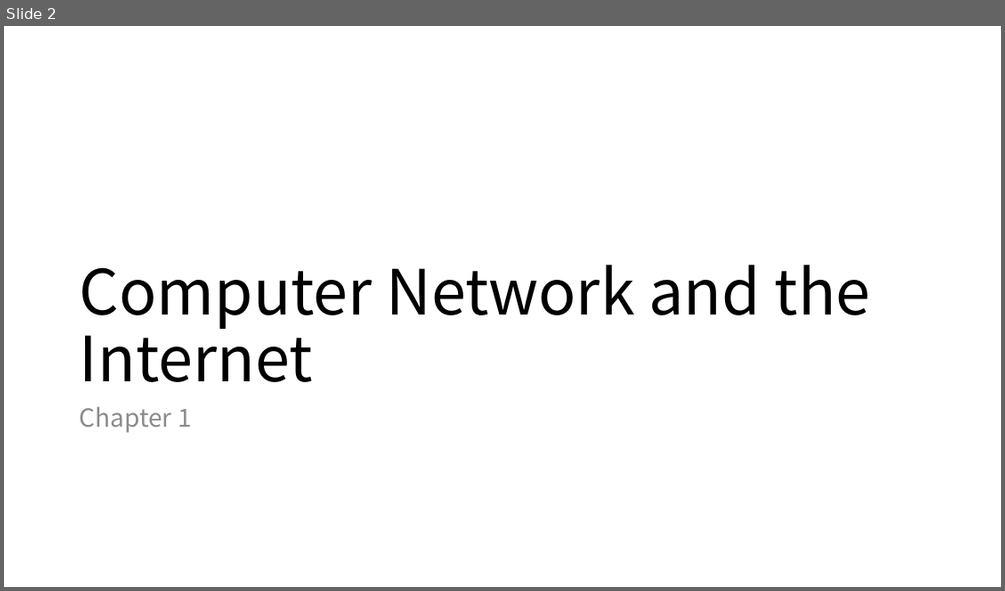
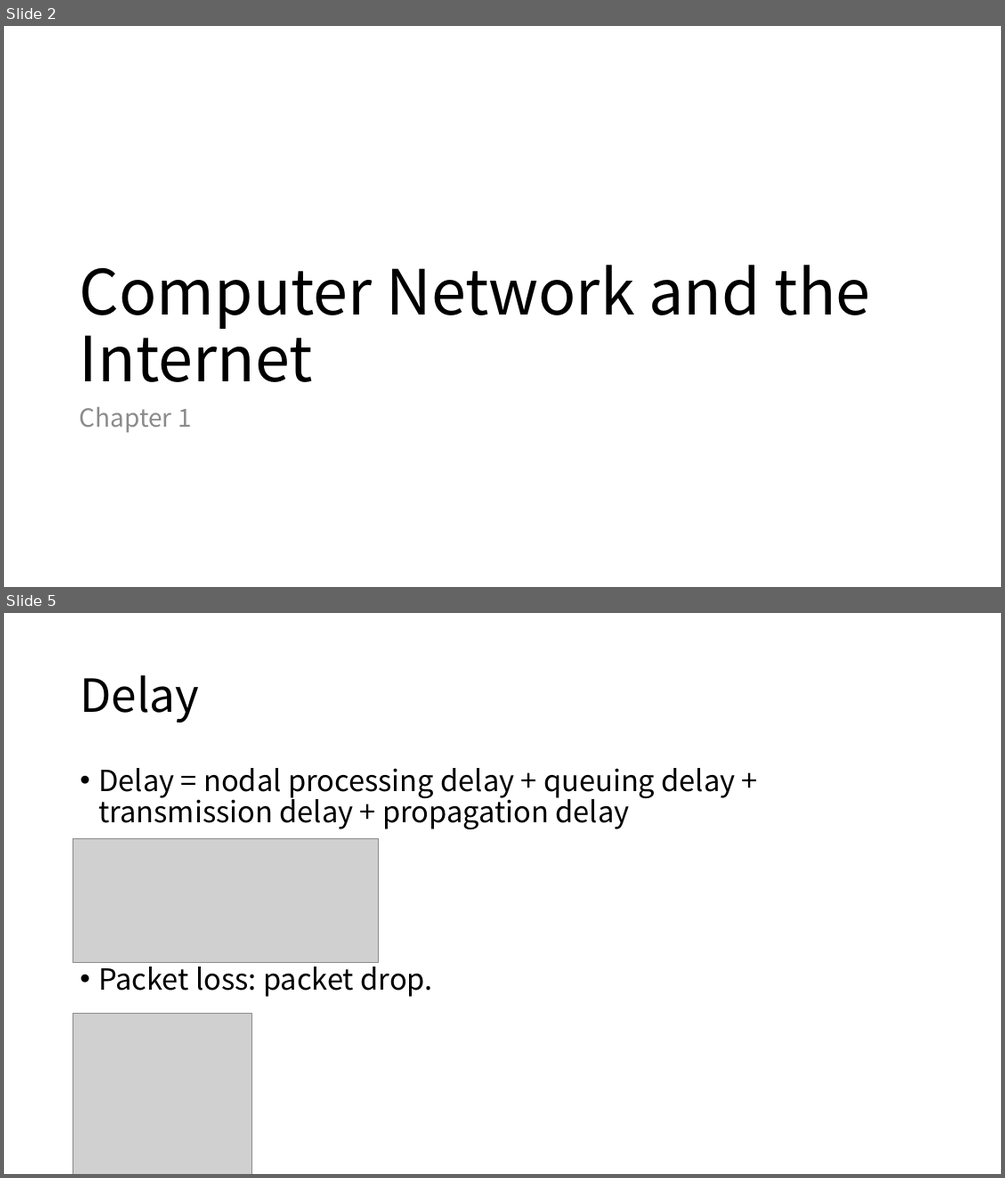
Before and after one commit to Lyther/wiki, a slide deck: docs/assets/Computer Network.pptx. Shown one above the other, each under a label of ours: slide 2 before the commit, slides 2 and 5 after it; the slides between them are not shown. The pictures are 1005x591 and 1005x1178 pixels, drawn with LibreOffice and Linux fonts; fonts in the diff are those of the drawing; grey boxes stand for pictures. Boxes give left, top, right and bottom in pixels: in the first picture for what was removed or moved away, otherwise in the second. Text is boxed around its words. In the diff, an @@ line names an element or a change of style, - is before the commit and + after.

```diff
--- a/docs/assets/Computer Network.pptx
+++ b/docs/assets/Computer Network.pptx
@@ slide 5 added at [4, 613, 1001, 1174], background #FFFFFF @@
@@ title added at [80, 675, 199, 722], 44 pt, text #000000 @@
+Delay
@@ text added at [98, 768, 736, 997], 28 pt, text #000000 @@
+• Delay = nodal processing delay + queuing delay + transmission delay + propagation delay
+• Packet loss: packet drop.
@@ picture added at [73, 839, 379, 963] @@
@@ picture added at [73, 1013, 252, 1174] @@
```
Also in this commit, not shown: 26 other slides added, 6 other files.
